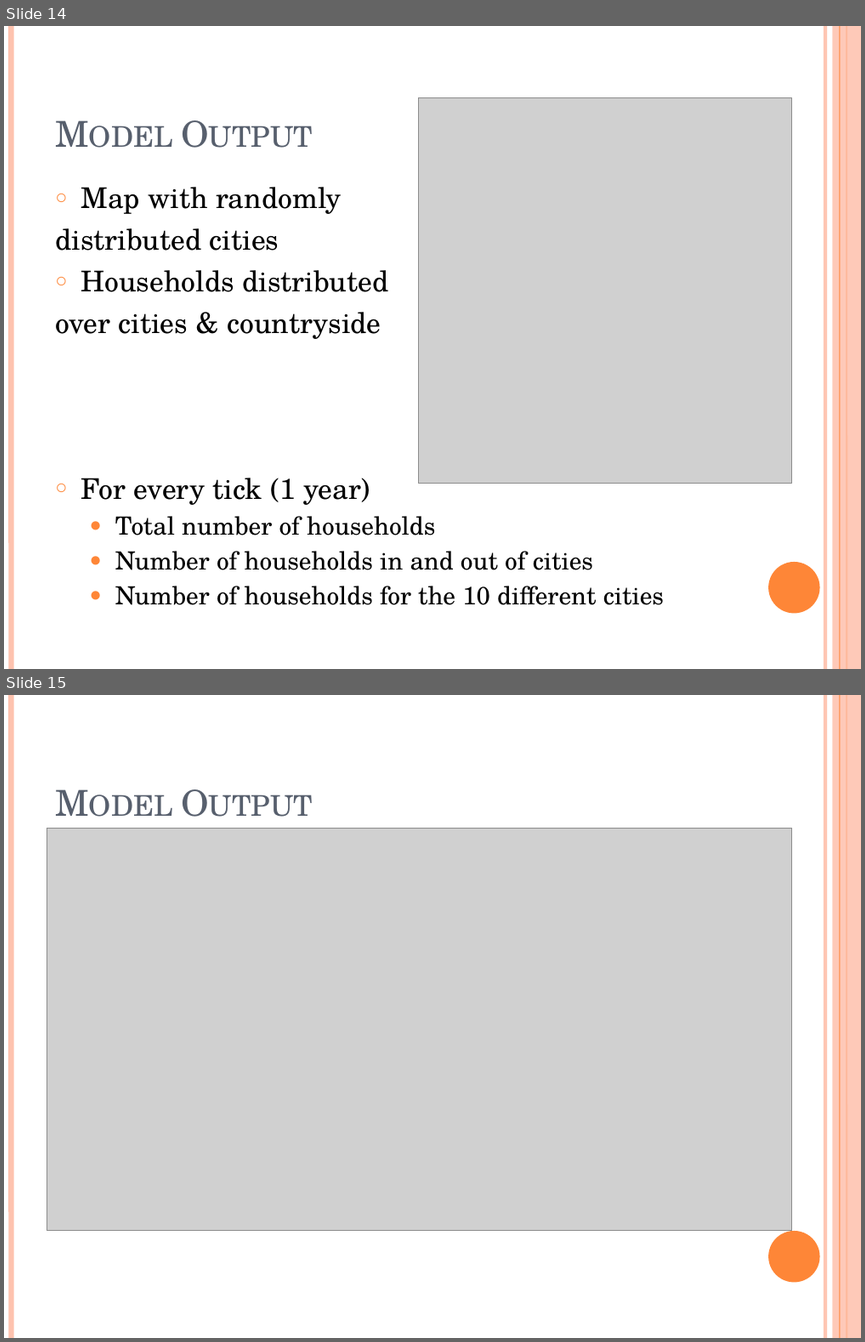
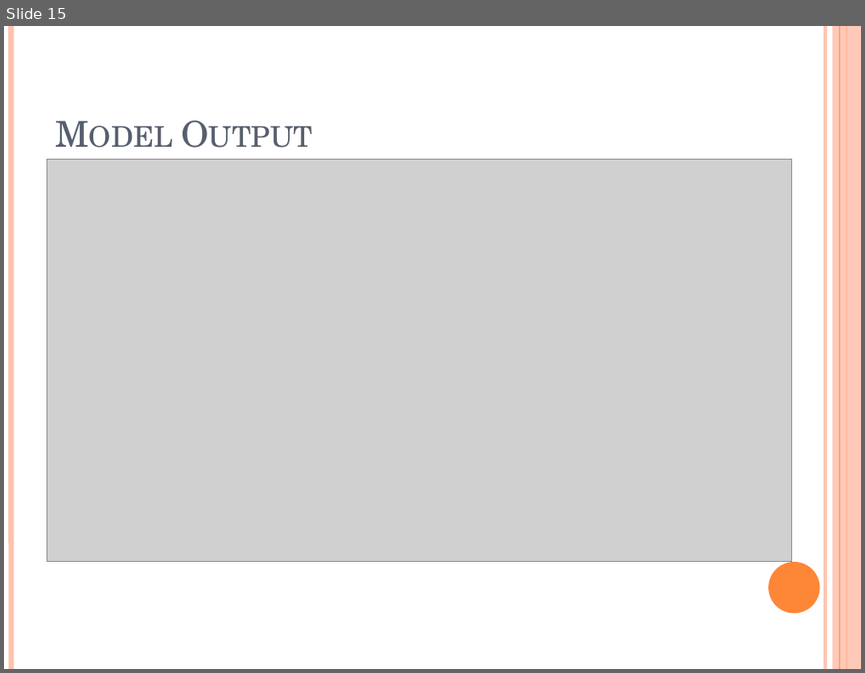
Before and after one commit to MBrouns/Zipfs-Law-and-city-development, a slide deck: docs/Presentation CPB Zipfs law PDF ready.pptx. Shown one above the other, each under a label of ours: slides 14 and 15 before the commit, slide 15 after it. The pictures are 865x1342 and 865x673 pixels, drawn with LibreOffice and Linux fonts; fonts in the diff are those of the drawing; grey boxes stand for pictures. Boxes give left, top, right and bottom in pixels: in the first picture for what was removed or moved away, otherwise in the second. Text is boxed around its words. In the diff, an @@ line names an element or a change of style, - is before the commit and + after.

```diff
--- a/docs/Presentation CPB Zipfs law PDF ready.pptx
+++ b/docs/Presentation CPB Zipfs law PDF ready.pptx
@@ slide 14 removed at [4,26,861,669], background #FFFFFF; not listed: 6 template elements that a slide beside it also shows @@
@@ title removed at [46,52,747,159] @@
-Model Output
@@ picture removed at [418,98,791,482] @@
@@ text removed at [55,187,664,605] @@
-○ Map with randomly
-distributed cities
-○ Households distributed
-over cities & countryside
-○ For every tick (1 year)
-  ● Total number of households
-  ● Number of households in and out of cities
-  ● Number of households for the 10 different cities
```
Also in this commit, not shown: 16 slides changed, 6 slides added, 5 other slides removed, 2 other files.
